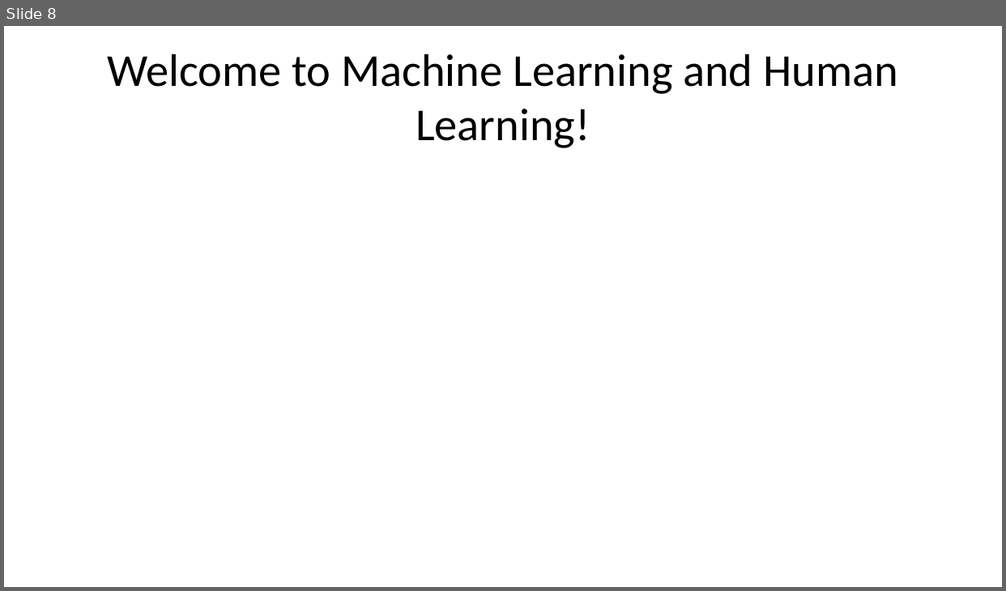
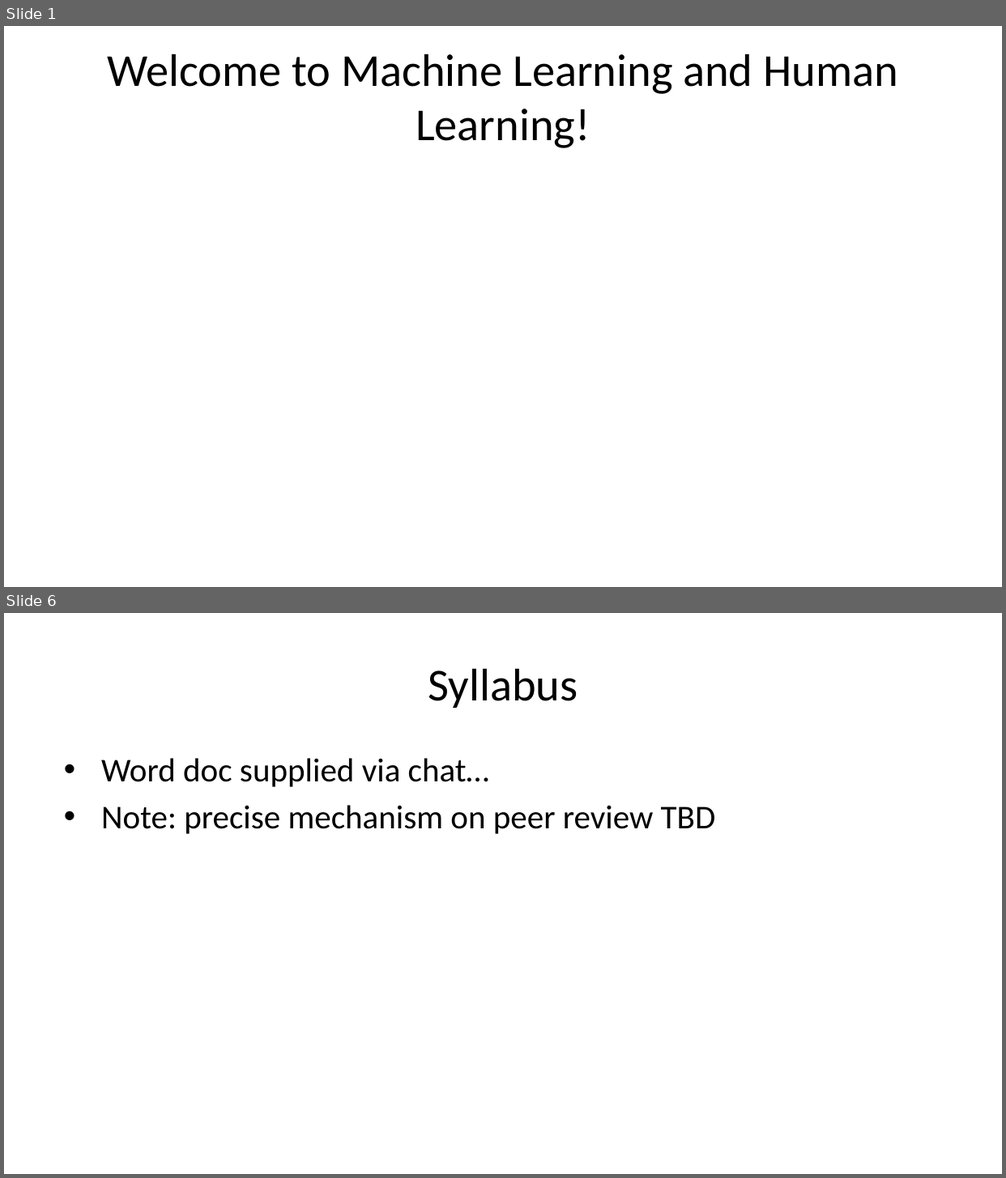
Before and after one commit to liammagee/machinespirits-content-philosophy, a slide deck: courses/479-fall-2026/479-lecture-1.pptx. Shown one above the other, each under a label of ours: slide 8 before the commit, slides 1 and 6 after it; the slides between them are not shown. The pictures are 1006x591 and 1006x1178 pixels, drawn with LibreOffice and Linux fonts; fonts in the diff are those of the drawing. Boxes give left, top, right and bottom in pixels: in the first picture for what was removed or moved away, otherwise in the second. Text is boxed around its words. In the diff, an @@ line names an element or a change of style, - is before the commit and + after.

```diff
--- a/courses/479-fall-2026/479-lecture-1.pptx
+++ b/courses/479-fall-2026/479-lecture-1.pptx
@@ slide 6 added at <box>4,613,1002,1174</box>, background #FFFFFF @@
@@ title added at <box>428,668,577,708</box>, 33 pt, text #000000 @@
+Syllabus
@@ text added at <box>101,758,716,834</box>, 24 pt, text #000000 @@
+• Word doc supplied via chat…
+• Note: precise mechanism on peer review TBD
@@ what was slide 8 is now slide 1 @@
```
Also in this commit, not shown: 8 slides changed, 12 other slides added, 6 slides removed, 1 other file.
